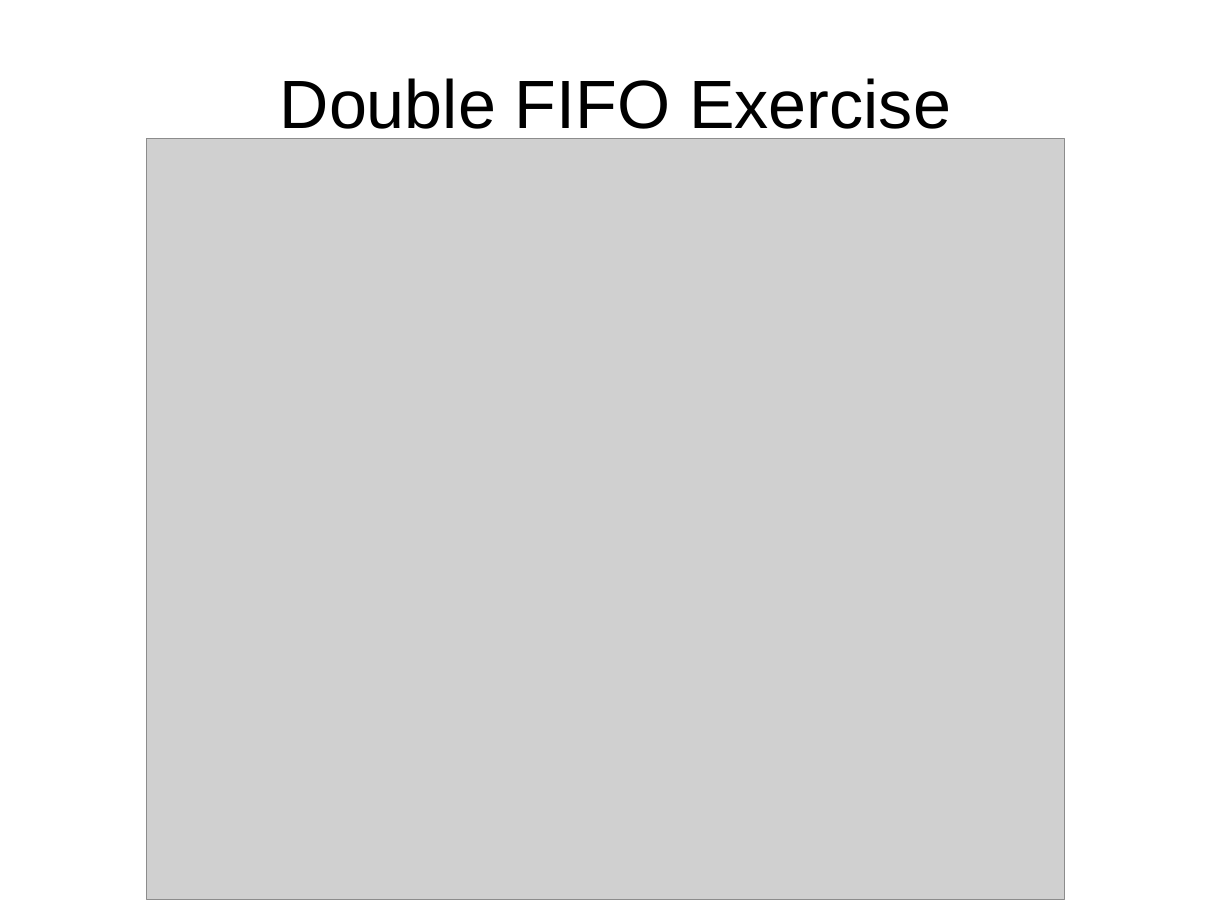
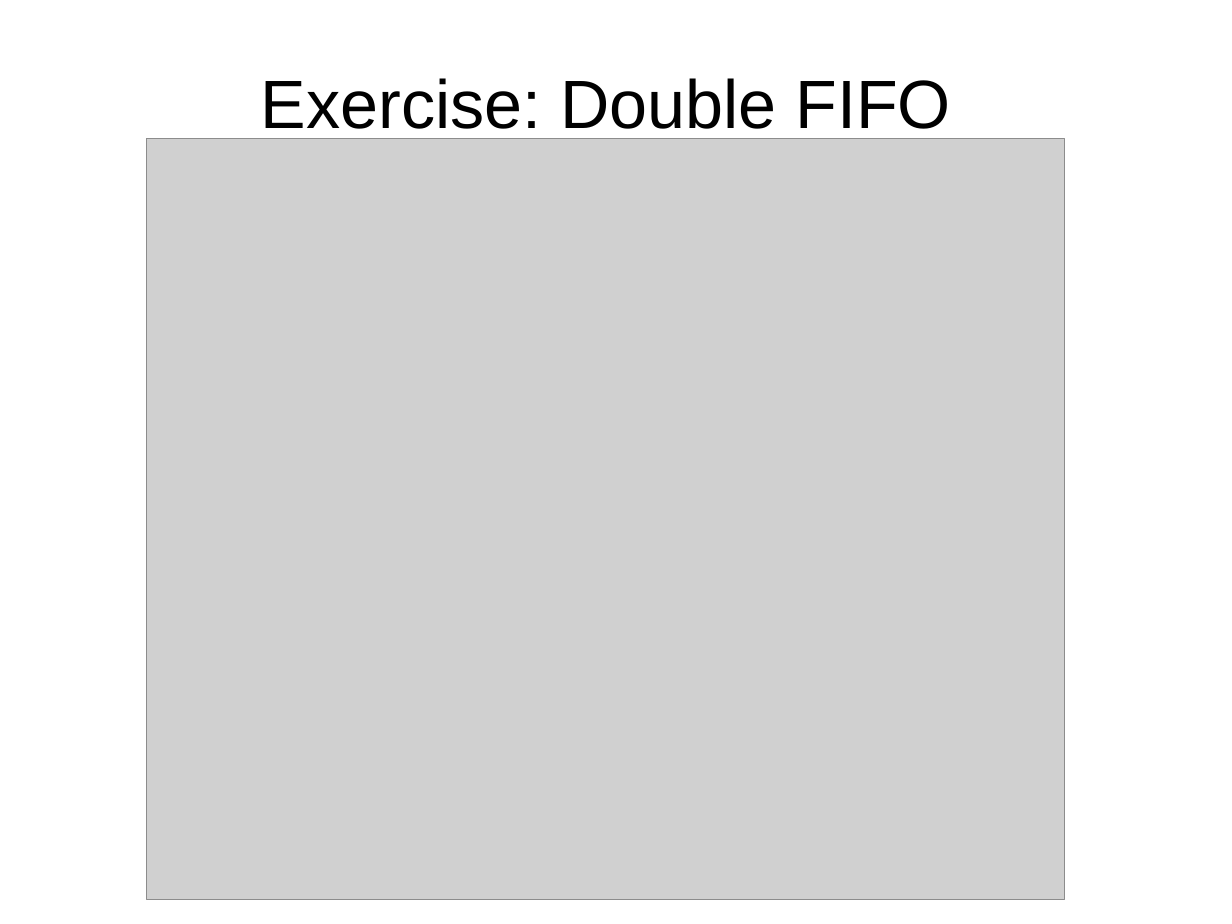
Before and after one commit to daveshah1/formal-fpl, a slide deck: slide 19 of wosh-presentation.odp. Drawn at 1232x924 pixels with LibreOffice and Linux fonts; fonts in the diff are those of the drawing; grey boxes stand for pictures. Boxes give left, top, right and bottom in pixels: in the first picture for what was removed or moved away, otherwise in the second. Text is boxed around its words. In the diff, an @@ line names an element or a change of style, - is before the commit and + after.

```diff
--- a/wosh-presentation.odp
+++ b/wosh-presentation.odp
@@ title at (261, 78, 951, 140): text changed @@
-Double FIFO Exercise
+Exercise: Double FIFO
```
Also in this commit, not shown: 9 other slides changed, 12 slides added, 5 slides removed, 1 other file.
